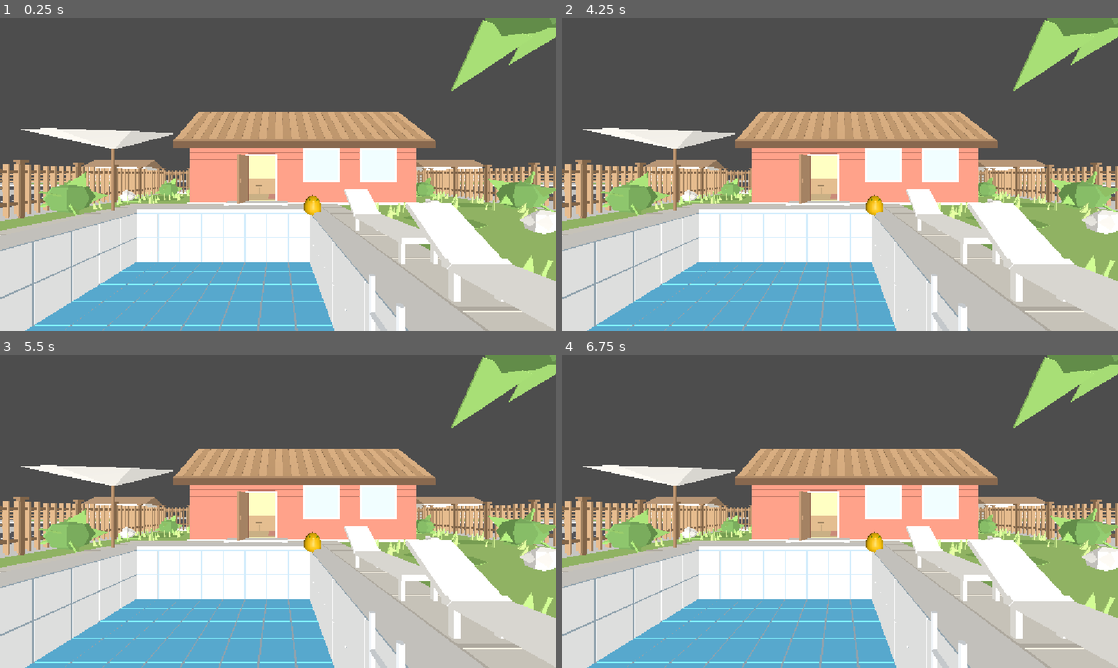
Above: before the commit, frames 1-4 (two rows, left to right).
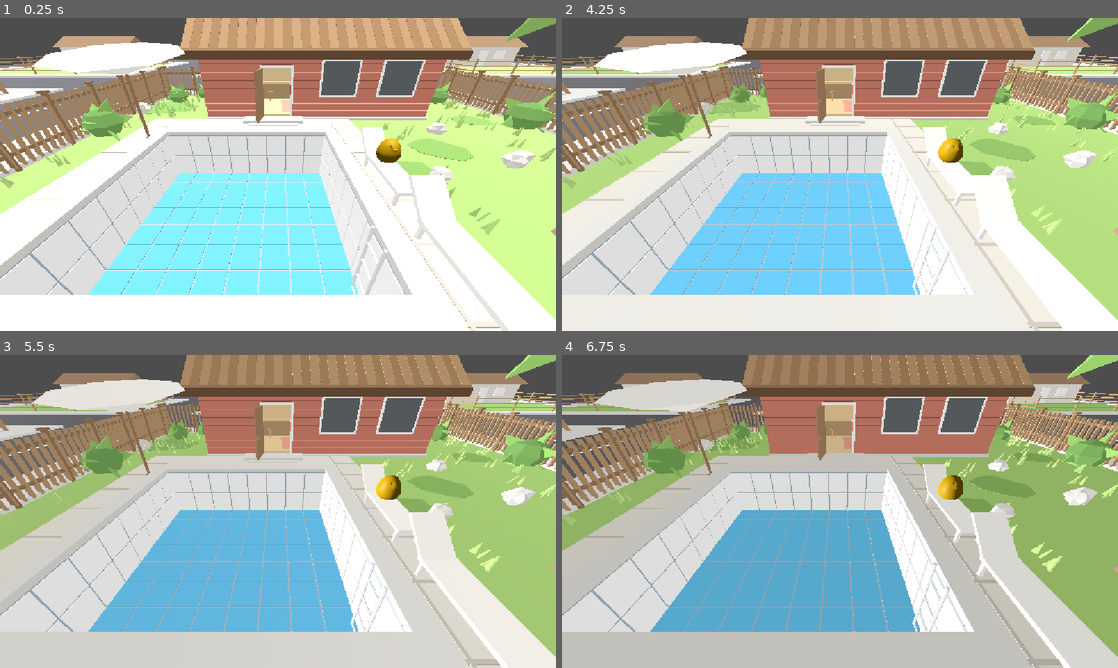
Above: after the commit, the same moments.

Repository: mife-user/drop
Game: Godot game, scene res://scenes/main.tscn
The game is run twice, just before and just after one commit, with the same random seed, the same clock (stepped at 60 frames per second) and the same inputs.
Inputs:
- Up to frame 1 (0.25 s): no input
- Up to frame 2 (4.25 s): tap Enter at 0.5, 2, 3.5 s; tap M every 0.75 s from 0.6 to 3.6 s; tap Space at 1.25, 2.75 s
- Up to frame 3 (5.5 s): tap Space at 4.25 s; tap M at 4.35, 5.1 s
- Up to frame 4 (6.75 s): tap M at 5.85, 6.6 s

The runs differ from the first frame. In frame 1, 87% of the frame differs, in the area x 0-100%, y 0-100%; in frame 2, 86%; in frame 3, 78%; in frame 4, 78%.

Commit message:
feat:添加太阳公转逻辑和奶蛋脚本

Diff:
--- a/scenes/main.tscn
+++ b/scenes/main.tscn
@@ -2,20 +2,25 @@
 
 [ext_resource type="PackedScene" uid="uid://cb2ufjcjsrb7j" path="res://resources/奶蛋/奶蛋.glb" id="1_o5qli"]
 [ext_resource type="PackedScene" uid="uid://vj7x8tac0anp" path="res://resources/场景.fbx" id="2_0wfyh"]
+[ext_resource type="Script" uid="uid://c5chj31hkim31" path="res://scripts/milkegg.gd" id="3_sugp2"]
+[ext_resource type="Script" uid="uid://cy6lwokmt2610" path="res://scripts/sun.gd" id="4_jyhfs"]
 
 [sub_resource type="Environment" id="Environment_0wfyh"]
 
 [node name="Node3D" type="Node3D" unique_id=889120220]
 
 [node name="Camera3D" type="Camera3D" parent="." unique_id=1367691273]
-transform = Transform3D(1, 0, 0, 0, 1, 0, 0, 0, 1, -1.1113043, 1.3276259, 6.556924)
+transform = Transform3D(1, 0, 0, 0, 0.84194285, 0.53956664, 0, -0.53956664, 0.84194285, -1.797444, 2.9744728, 6.9282866)
 
 [node name="WorldEnvironment" type="WorldEnvironment" parent="." unique_id=1024865155]
 environment = SubResource("Environment_0wfyh")
 
-[node name="DirectionalLight3D" type="DirectionalLight3D" parent="WorldEnvironment" unique_id=1806757621]
-transform = Transform3D(1, 0, 0, 0, 1, 0, 0, 0, 1, 0.11670303, 16.306068, -47.802208)
-
 [node name="场景" parent="." unique_id=800403422 instance=ExtResource("2_0wfyh")]
 
 [node name="奶蛋" parent="." unique_id=542863220 instance=ExtResource("1_o5qli")]
+transform = Transform3D(1, 0, 0, 0, 1, 0, 0, 0, 1, 0.99241585, 0.3878738, 2.2943273)
+script = ExtResource("3_sugp2")
+
+[node name="DirectionalLight3D" type="DirectionalLight3D" parent="." unique_id=1806757621]
+transform = Transform3D(1, 0, 0, 0, 1, 0, 0, 0, 1, -60.026043, 0, 0)
+script = ExtResource("4_jyhfs")
--- /dev/null
+++ b/scripts/milkegg.gd
@@ -0,0 +1,11 @@
+extends Node3D
+
+
+# Called when the node enters the scene tree for the first time.
+func _ready() -> void:
+	pass # Replace with function body.
+
+
+# Called every frame. 'delta' is the elapsed time since the previous frame.
+func _process(delta: float) -> void:
+	pass
--- /dev/null
+++ b/scripts/sun.gd
@@ -0,0 +1,37 @@
+extends DirectionalLight3D
+
+## 让太阳（平行光）绕 Z 轴公转：在 XY 平面上以 orbit_radius 为半径、绕 orbit_center 画圆，
+## 并始终朝向中心照射，从而模拟昼夜变化。
+
+## 公转中心点（世界坐标）
+@export var orbit_center: Vector3 = Vector3.ZERO
+## 公转半径（米）
+@export var orbit_radius: float = 44.273
+## 公转角速度（度/秒），正数绕 Z 轴逆时针，负数顺时针
+@export var angular_speed: float = 15.0
+## 初始角度（度）：0° 在 +X 方向，90° 在 +Y（正上方）
+@export var start_angle_deg: float = 90.0
+## 是否始终朝向公转中心（关闭后只做位移，保持自身朝向不变）
+@export var look_at_center: bool = true
+
+## 当前角度（弧度）
+var _angle_rad: float = 0.0
+
+
+# Called when the node enters the scene tree for the first time.
+func _ready() -> void:
+	_angle_rad = deg_to_rad(start_angle_deg)
+	_apply_orbit()
+
+
+# Called every frame. 'delta' is the elapsed time since the previous frame.
+func _process(delta: float) -> void:
+	_angle_rad = fmod(_angle_rad + deg_to_rad(angular_speed) * delta, TAU)
+	_apply_orbit()
+
+
+func _apply_orbit() -> void:
+	global_position = orbit_center + Vector3(cos(_angle_rad), sin(_angle_rad), 0.0) * orbit_radius
+	# 公转方向始终位于 XY 平面内，用 Vector3.BACK 作为 up 可避免与朝向平行导致的报错
+	if look_at_center and orbit_radius > 0.0:
+		look_at(orbit_center, Vector3.BACK)
Not shown, added: scripts/milkegg.gd.uid
Not shown, added: scripts/sun.gd.uid
